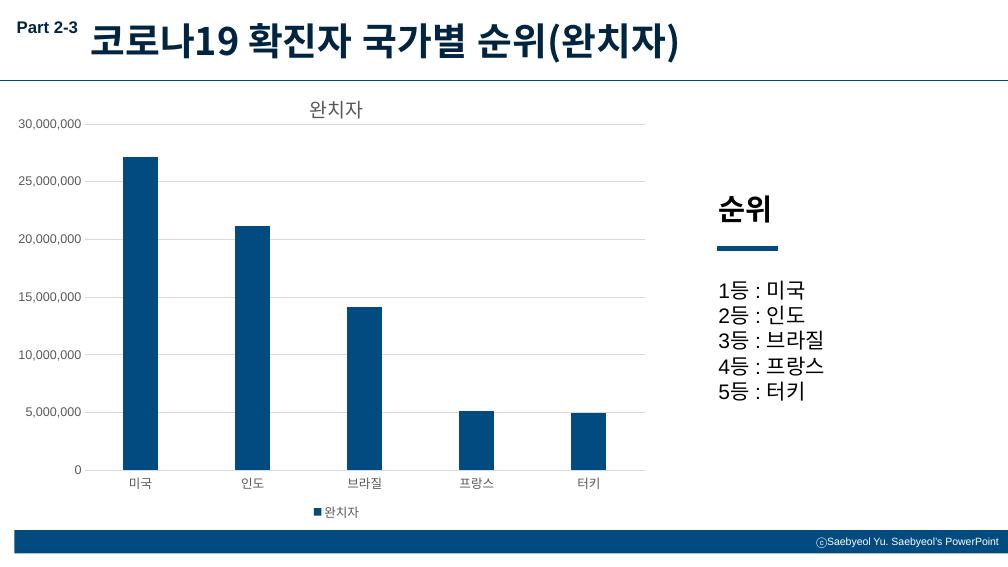
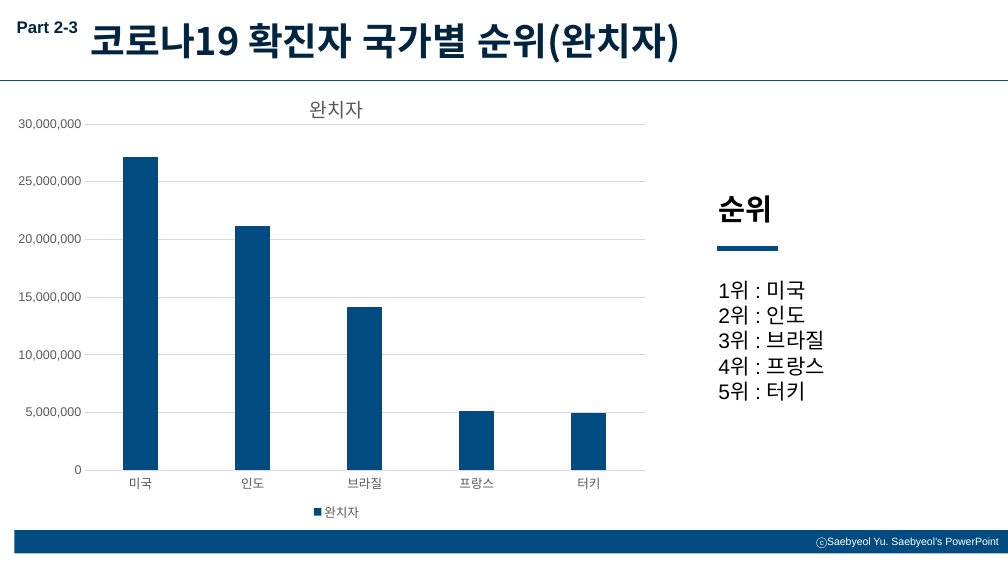
Before and after one commit to tjwnsgh112233/30412, a slide deck: slide 8 of 코로나 국가별 인원(30412서준호).pptx. Drawn at 1008x567 pixels with LibreOffice and Linux fonts; fonts in the diff are those of the drawing. Boxes give left, top, right and bottom in pixels: in the first picture for what was removed or moved away, otherwise in the second. Text is boxed around its words. In the diff, an @@ line names an element or a change of style, - is before the commit and + after.

```diff
--- a/코로나 국가별 인원(30412서준호).pptx
+++ b/코로나 국가별 인원(30412서준호).pptx
@@ text at [718, 280, 825, 401]: text changed @@
-1등 : 미국
-2등 : 인도
-3등 : 브라질
-4등 : 프랑스
-5등 : 터키
+1위 : 미국
+2위 : 인도
+3위 : 브라질
+4위 : 프랑스
+5위 : 터키
```
Also in this commit, not shown: 2 other slides changed, 1 other file.
